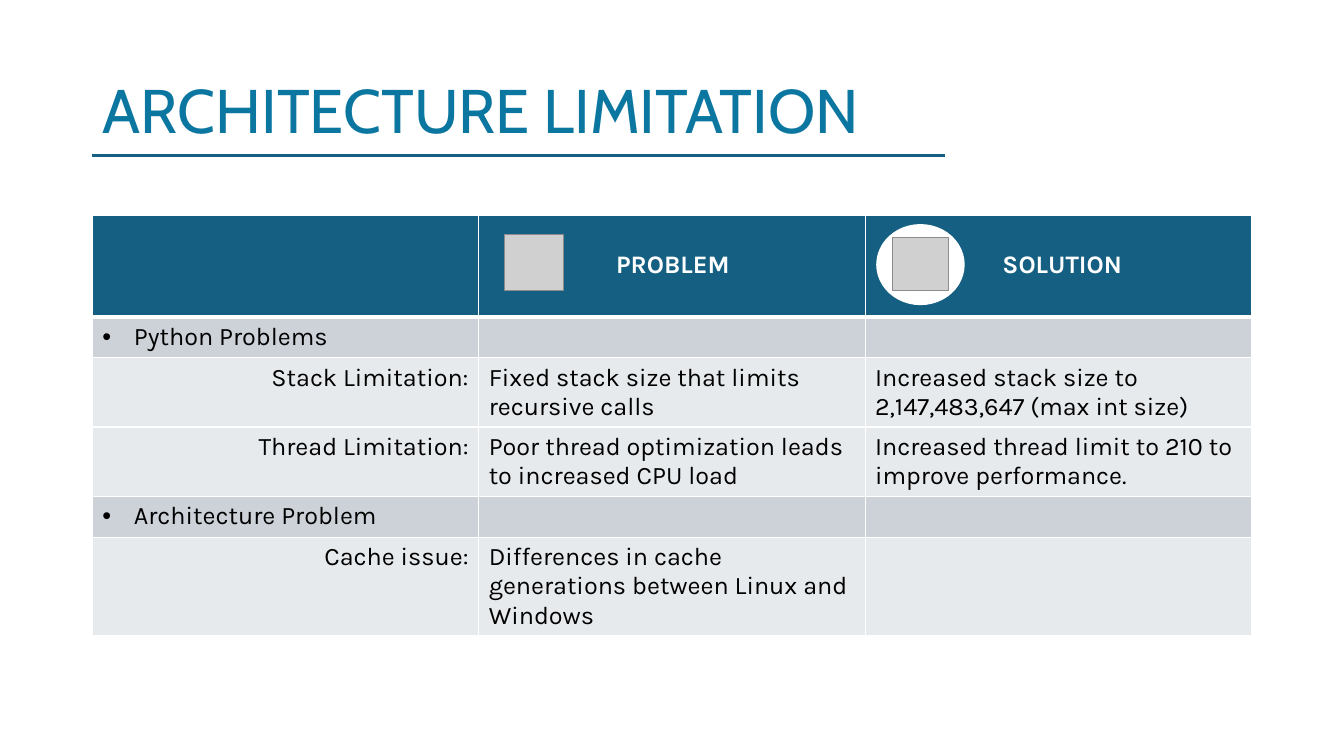
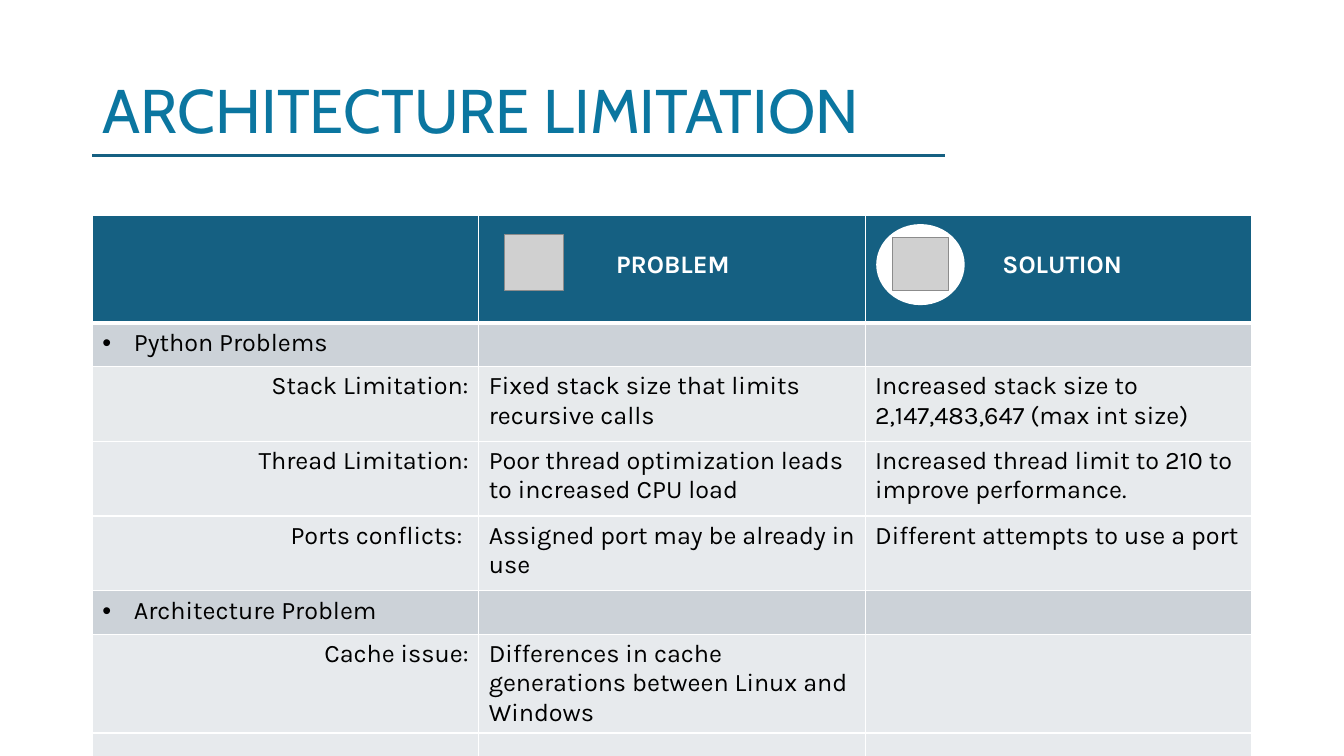
Before and after one commit to Teoz00/progettoDDS, a slide deck: slide 8 of DDS Presentation .pptx (slide 7 before the commit). Drawn at 1344x756 pixels with LibreOffice and Linux fonts; fonts in the diff are those of the drawing; grey boxes stand for pictures. Boxes give left, top, right and bottom in pixels: in the first picture for what was removed or moved away, otherwise in the second. Text is boxed around its words. In the diff, an @@ line names an element or a change of style, - is before the commit and + after.

```diff
--- a/DDS Presentation .pptx
+++ b/DDS Presentation .pptx
@@ table at (x1=93, y1=216, x2=1251, y2=752) @@
+row 5: Ports conflicts: | Assigned port may be already in use | Different attempts to use a port
+row 8:  |  | 
```
Also in this commit, not shown: 5 slides added, 3 slides removed, 1 other file.
